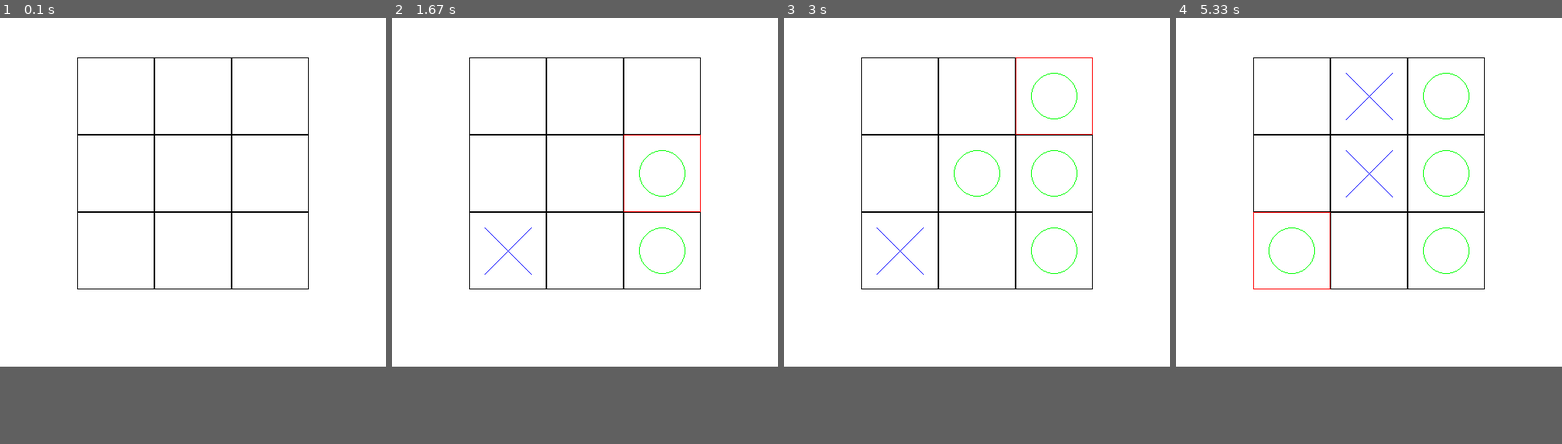
Above: before the commit, frames 1-4 (left to right).
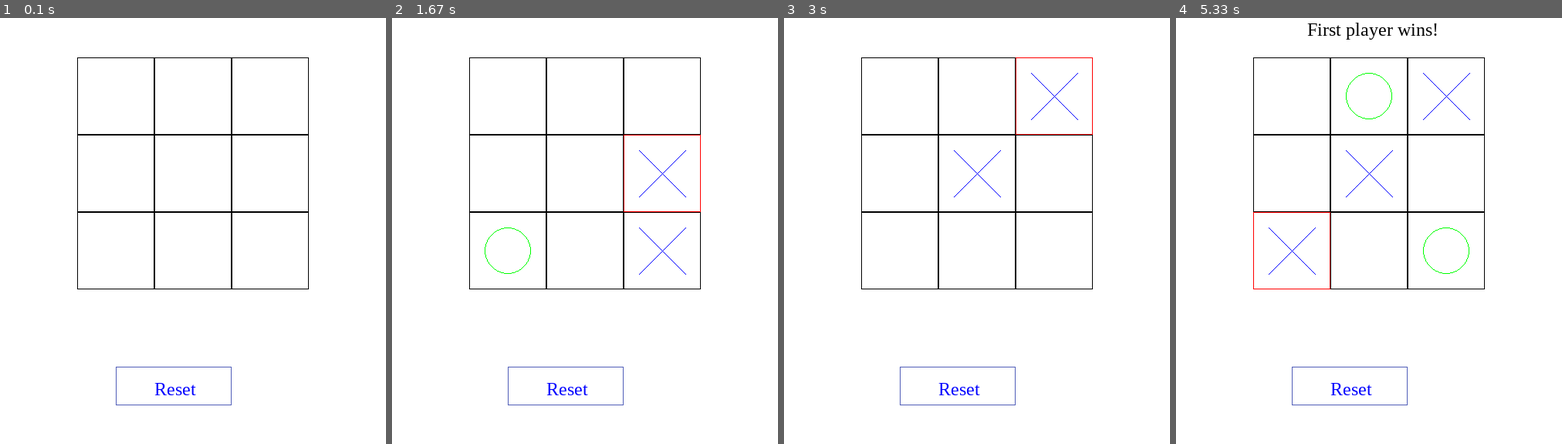
Above: after the commit, the same moments.

Repository: 01010101-coder/tic-tac-toe_pygame
Game: pygame game, started from main.py
The game is run twice, just before and just after one commit, with the same random seed, the same clock (stepped at 60 frames per second) and the same inputs.
Inputs (mouse positions are in pixels of both pictures, inside the frame that each line leads up to):
- Up to frame 1 (0.1 s): no input
- Up to frame 2 (1.67 s): press the mouse at (585, 243) at 0.37 s; move the mouse to (538, 231) at 0.47 s; release the mouse at (492, 213) at 0.6 s; click (631, 252) at 0.72 s; press the mouse at (585, 171) at 1.03 s; move the mouse to (658, 282) at 1.13 s; release the mouse at (731, 388) at 1.27 s; press the mouse at (585, 171) at 1.37 s; move the mouse to (635, 171) at 1.47 s; release the mouse at (685, 171) at 1.6 s
- Up to frame 3 (3 s): click (957, 384) at 1.72 s, where only the run after the commit has a clickable "Reset"; press the mouse at (977, 171) at 2.03 s; move the mouse to (965, 171) at 2.13 s; release the mouse at (953, 171) at 2.27 s; press the mouse at (1054, 94) at 2.37 s; move the mouse to (1007, 69) at 2.47 s; release the mouse at (957, 39) at 2.6 s; press the mouse at (957, 384) at 2.7 s; move the mouse to (1015, 235) at 2.8 s; release the mouse at (1073, 81) at 2.93 s
- Up to frame 4 (5.33 s): press the mouse at (1291, 252) at 3.03 s; move the mouse to (1345, 218) at 3.13 s; release the mouse at (1399, 184) at 3.27 s; press the mouse at (1369, 94) at 3.37 s; move the mouse to (1330, 162) at 3.47 s; release the mouse at (1287, 231) at 3.6 s; press the mouse at (1446, 171) at 3.7 s; move the mouse to (1419, 128) at 3.8 s; release the mouse at (1388, 81) at 3.93 s; press the mouse at (1369, 171) at 4.03 s; move the mouse to (1299, 218) at 4.13 s; release the mouse at (1230, 260) at 4.27 s; press the mouse at (1369, 171) at 4.37 s; move the mouse to (1403, 226) at 4.47 s; release the mouse at (1438, 282) at 4.6 s; click (1369, 171) at 4.72 s; press the mouse at (1369, 252) at 5.03 s; move the mouse to (1330, 265) at 5.13 s; release the mouse at (1287, 282) at 5.27 s
In our replay, the window is 500x500 before the commit and 500x600 after it. These sizes can differ from the game's own. Grey fills any space a smaller window leaves; there, only what the larger window draws over its background counts as a difference.

The runs differ from the first frame. In frame 1, 0.3% of the frame differs, in the area x 30-60%, y 81-91%; in frame 2, 0.6%; in frame 3, 0.6%; in frame 4, 1.0%, in the area x 24-77%, y 1-91%.

Commit message:
Completed

Diff:
--- a/classes.py
+++ b/classes.py
@@ -14,9 +14,9 @@
 
     def draw(self, screen):
         pygame.draw.rect(screen, self.color, pygame.Rect(self.x, self.y, self.height, self.width), 1)
+        if self.condition == 2:
+            pygame.draw.circle(screen, (0, 255, 0), (self.x + round(self.width/2), self.y + round(self.height/2)), 30, 1)
         if self.condition == 1:
-            pygame.draw.circle(screen, (0, 255, 0), (self.x + round(self.width/2), self.y + round(self.height/2)), 30, 1)
-        if self.condition == 2:
             pygame.draw.line(screen, (0, 0, 255), [self.x+20, self.y+20],
                              [self.x+self.width-20, self.y+self.height-20], 1)
 
@@ -40,8 +40,3 @@
                 self.condition = 1
             elif player_turn == 2:
                 self.condition = 2
-
-
-def checkVictory(squares, player_turn):
-    for square in squares:
-        pass
--- a/main.py
+++ b/main.py
@@ -1,9 +1,17 @@
-import pygame
+import pygame.display
+
 from classes import *
 
 pygame.init()
+pygame.display.set_caption('Крестики и нолики')
 
-screen = pygame.display.set_mode([500, 500])
+font = pygame.font.SysFont('timesnewromano', 24)
+
+but_reset = font.render('Reset', True, (0, 0, 255))
+firstPlayer_win = font.render('First player wins!', True, (0, 0, 0))
+secondPlayer_win = font.render('Second player wins!', True, (0, 0, 0))
+
+screen = pygame.display.set_mode([500, 600])
 fps = 30
 clock = pygame.time.Clock()
 time = 0
@@ -21,6 +29,7 @@
     y += 100
 
 player_turn = 2
+player_win = 0
 
 isGame = True
 running = True
@@ -34,45 +43,66 @@
             for square in squares:
                 square.checkCursor(cursor)
                 square.changeCondition(player_turn)
-            print(player_turn)
             if player_turn == 1:
                 player_turn = 2
             else:
                 player_turn = 1
-
+        if event.type == pygame.MOUSEBUTTONUP:
+            if cursor[0] < 300 and cursor[0] > 150 and cursor[1] < 550 and cursor[1] > 500:
+                for square in squares:
+                    square.condition = 0
+                isGame = True
+                player_win = 0
 
     screen.fill((255, 255, 255))
+
 
     for square in squares:
         square.draw(screen)
         square.checkCursor(cursor)
 
-    if time%1800 == 0 and isGame:
+    screen.blit(but_reset, (200, 515))
+    pygame.draw.rect(screen, (81, 94, 184), pygame.Rect(150, 500, 150, 50), 1)
+
+    if player_win == 1:
+        screen.blit(firstPlayer_win, (170, 50))
+    elif player_win == 2:
+        screen.blit(secondPlayer_win, (170, 50))
+
+    if time%900 == 0 and isGame:
         field = []
-        # field = [[0], [1], [2],
-        #          [3], [4], [5],
-        #          [6], [7], [8]]
         for square in squares:
             field.append([square.coordinates, square.condition])
         for i in range(3):
             if field[i][1] == field[i+3][1] and field[i+3][1] == field[i+6][1] and field[i][1] != 0:
                 isGame = False
-                print("Player win!")
+                if field[i][1] == 1:
+                    player_win = 1
+                elif field[i][1] == 2:
+                    player_win = 2
         for i in range(3):
             if field[3*i][1] == field[3*i+1][1] and field[3*i+1][1] == field[3*i+2][1] and field[3*i][1] != 0:
                 isGame = False
-                print("Player win!")
+                if field[3*i][1] == 1:
+                    player_win = 1
+                elif field[3*i][1] == 2:
+                    player_win = 2
         if field[0][1] == field[4][1] and field[4][1] == field[8][1] and field[0][1] != 0:
             isGame = False
-            print("Player win!")
+            if field[0][1] == 1:
+                player_win = 1
+            elif field[0][1] == 2:
+                player_win = 2
         if field[2][1] == field[4][1] and field[4][1] == field[6][1] and field[2][1] != 0:
             isGame = False
-            print("Player win!")
-
+            if field[2][1] == 1:
+                player_win = 1
+            elif field[2][1] == 2:
+                player_win = 2
 
     pygame.display.flip()
+
     clock.tick(fps)
-
     if isGame:
         time += fps
 
